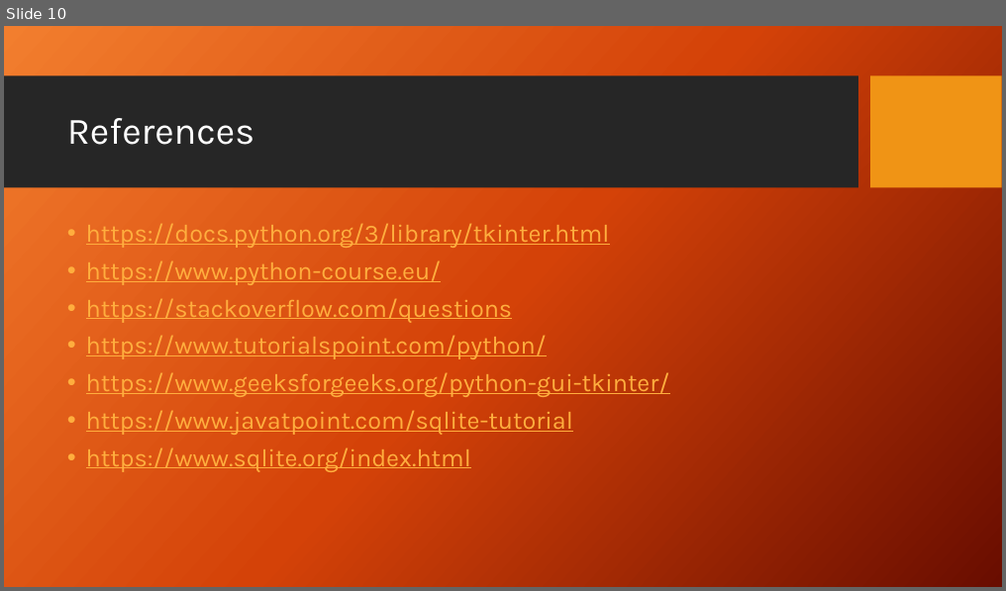
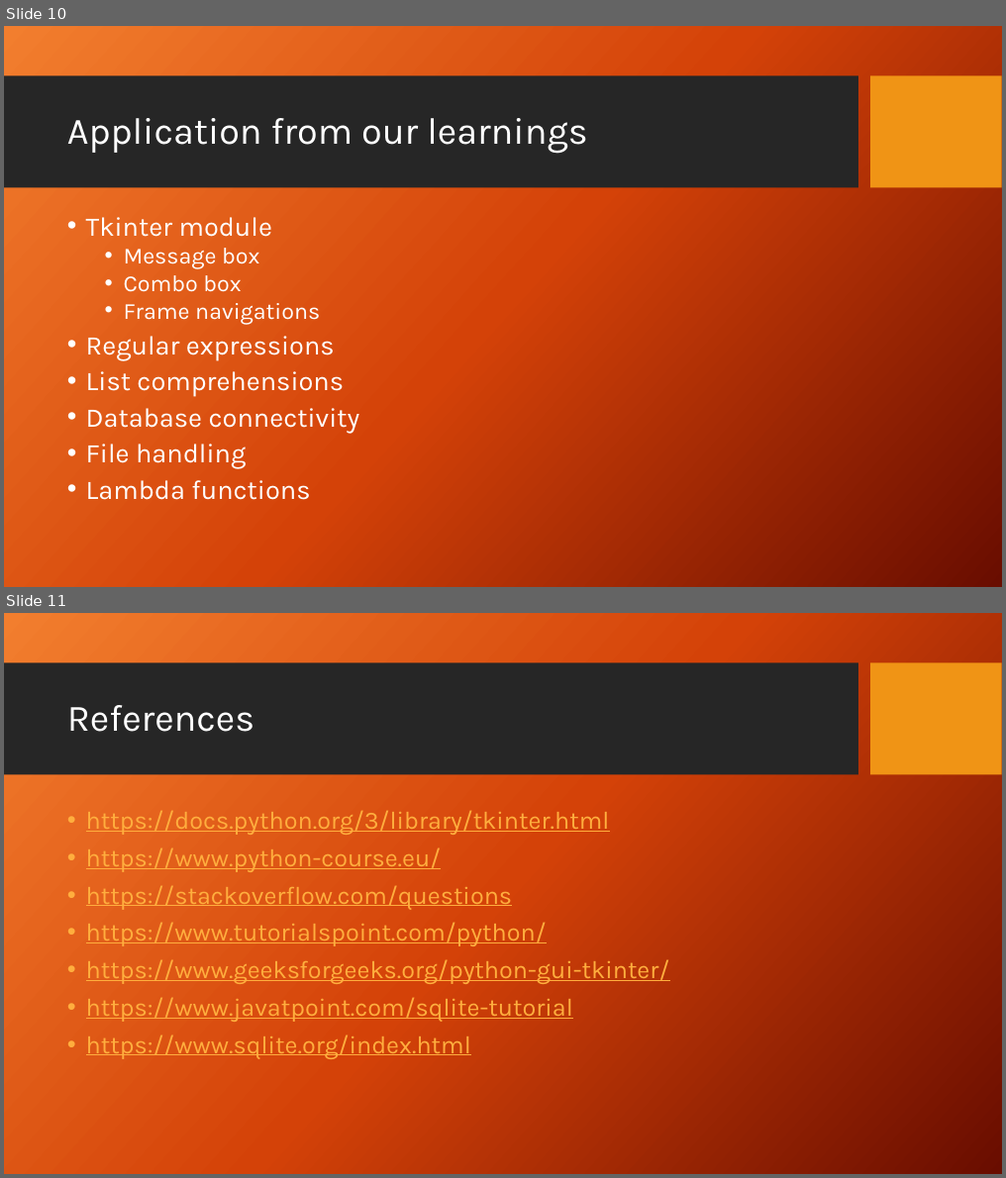
Before and after one commit to pathikg/Store-management-system, a slide deck: KJ Mart.pptx. Shown one above the other, each under a label of ours: slide 10 before the commit, slides 10 and 11 after it. The pictures are 1006x591 and 1006x1178 pixels, drawn with LibreOffice and Linux fonts; fonts in the diff are those of the drawing; background and template pictures are left out. Boxes give left, top, right and bottom in pixels: in the first picture for what was removed or moved away, otherwise in the second. Text is boxed around its words. In the diff, an @@ line names an element or a change of style, - is before the commit and + after.

```diff
--- a/KJ Mart.pptx
+++ b/KJ Mart.pptx
@@ slide 10 added at [4,26,1002,587], background picture (left out); not listed: 2 template elements that a slide beside it also shows @@
@@ title added at [67,118,587,153], 36 pt, text #FFFFFF @@
+Application from our learnings
@@ text added at [86,217,360,500], 25.9 pt, text #FFFFFF @@
+• Tkinter module
+  • Message box
+  • Combo box
+  • Frame navigations
+• Regular expressions
+• List comprehensions
+• Database connectivity
+• File handling
+• Lambda functions
@@ what was slide 10 is now slide 11 @@
```
Also in this commit, not shown: 1 slide changed, 1 other file.
